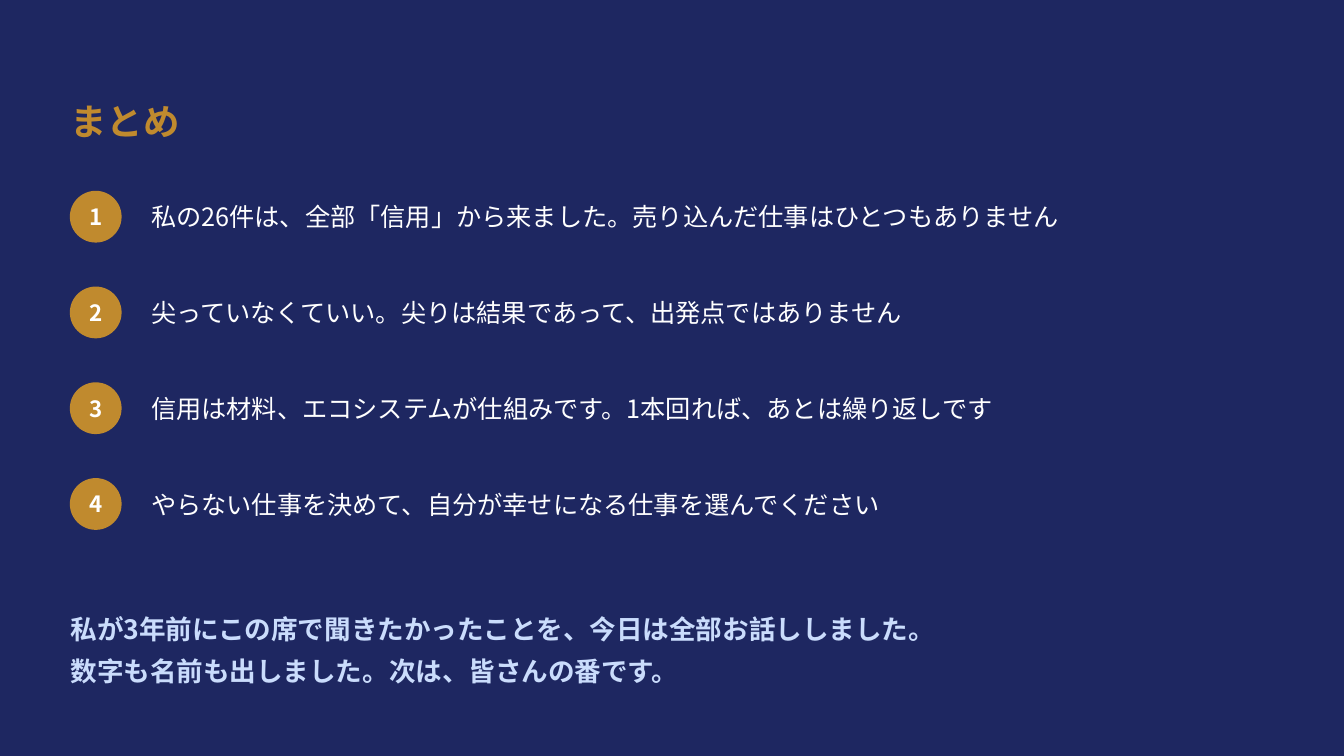
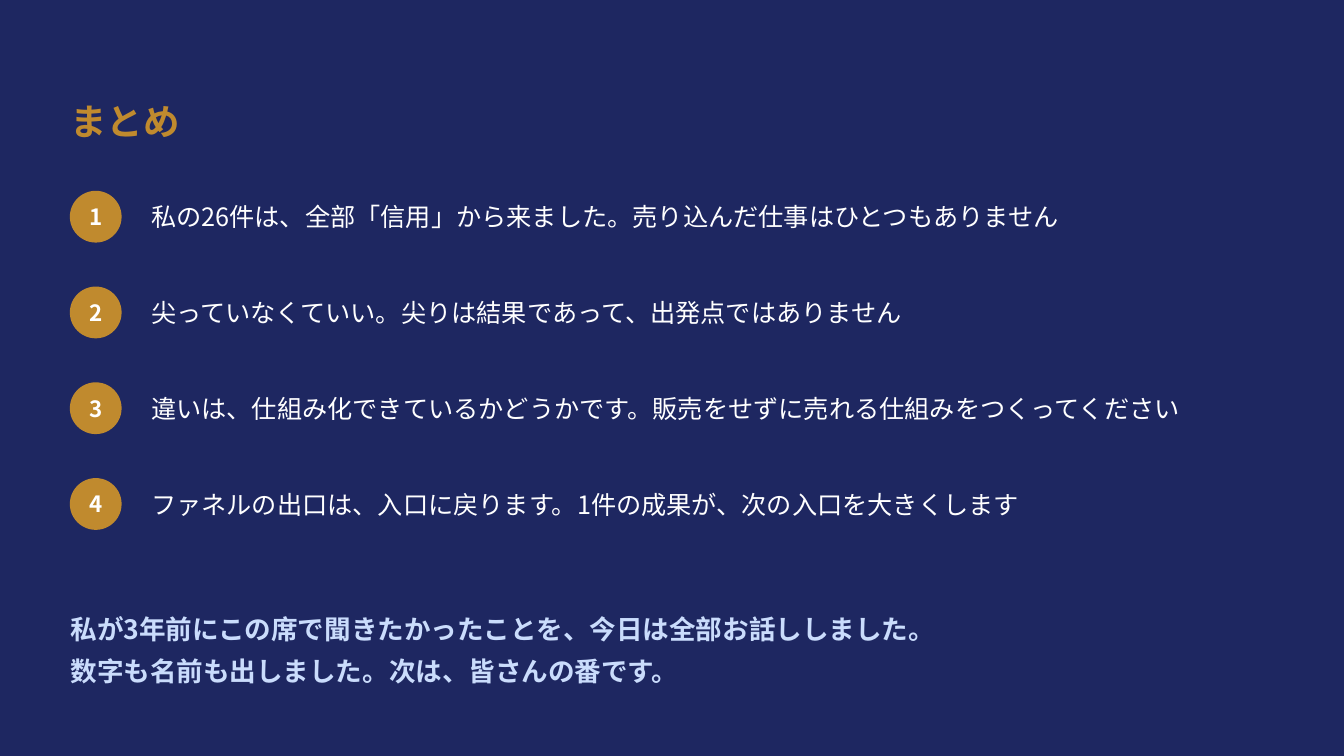
Before and after one commit to ahahi-biz/ahahi-hp, a slide deck: slide 73 of docs/lecture-johoku-procon.pptx (slide 62 before the commit). Drawn at 1344x756 pixels with LibreOffice and Linux fonts; fonts in the diff are those of the drawing. Boxes give left, top, right and bottom in pixels: in the first picture for what was removed or moved away, otherwise in the second. Text is boxed around its words. In the diff, an @@ line names an element or a change of style, - is before the commit and + after.

```diff
--- a/docs/lecture-johoku-procon.pptx
+++ b/docs/lecture-johoku-procon.pptx
@@ text at box(151, 397, 1180, 420): text changed @@
-信用は材料、エコシステムが仕組みです。1本回れば、あとは繰り返しです
+違いは、仕組み化できているかどうかです。販売をせずに売れる仕組みをつくってください
@@ text at box(151, 493, 1019, 516): text changed @@
-やらない仕事を決めて、自分が幸せになる仕事を選んでください
+ファネルの出口は、入口に戻ります。1件の成果が、次の入口を大きくします
```
Also in this commit, not shown: 25 other slides changed, 18 slides added, 5 slides removed, 3 other files.
